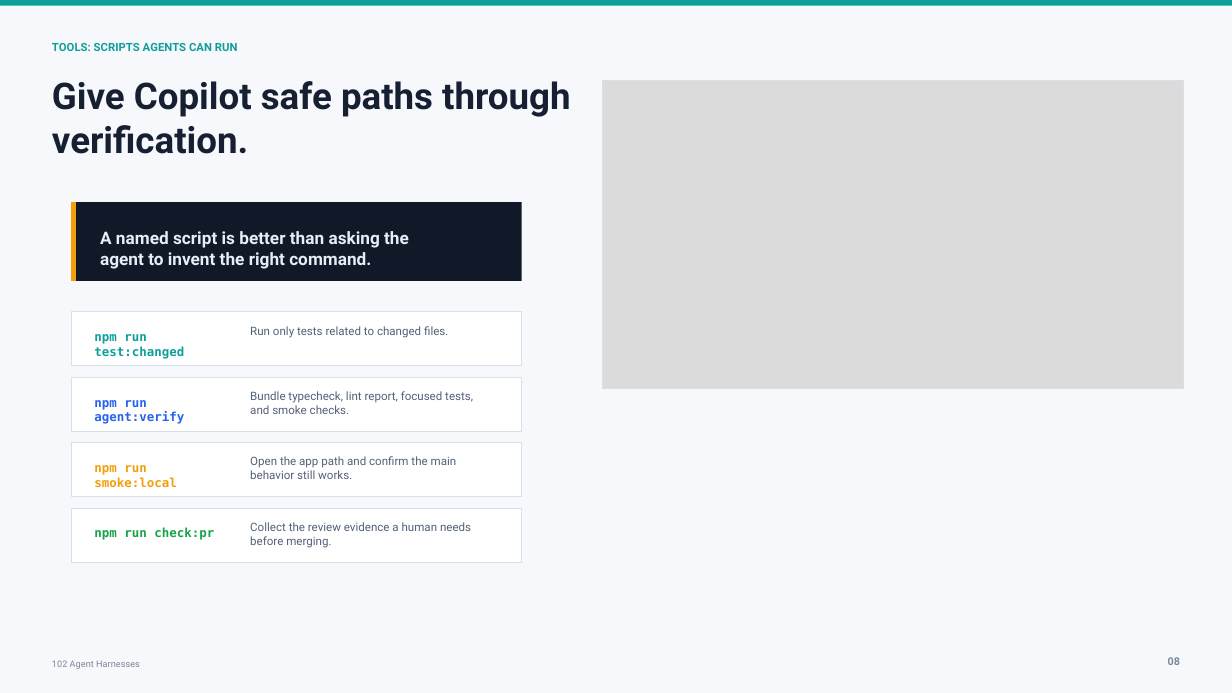
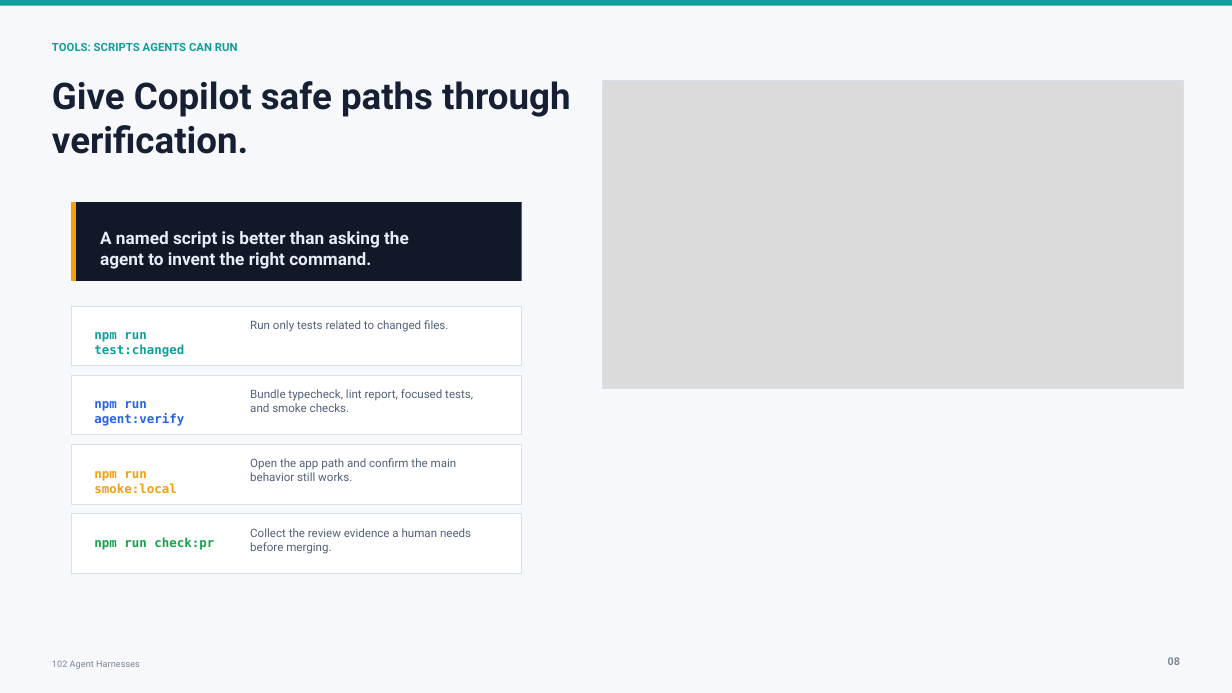
Before and after one commit to Cmcd9155/101-ai-basics-for-developers-presentation, a slide deck: slide 8 of presentations/102/deck/102-agent-harnesses.pptx. Drawn at 1232x693 pixels with LibreOffice and Linux fonts; fonts in the diff are those of the drawing; grey boxes stand for pictures. Boxes give left, top, right and bottom in pixels: in the first picture for what was removed or moved away, otherwise in the second. Text is boxed around its words. In the diff, an @@ line names an element or a change of style, - is before the commit and + after.

```diff
--- a/presentations/102/deck/102-agent-harnesses.pptx
+++ b/presentations/102/deck/102-agent-harnesses.pptx
@@ rectangle: place and size @@
-rectangle at [71, 312, 522, 366]
+rectangle at [71, 306, 522, 366]
@@ text "Run only tests related to ...": place and size @@
-text "Run only tests related to ..." at [250, 326, 448, 338]
+text "Run only tests related to ..." at [250, 320, 448, 332]
@@ rectangle: place and size @@
-rectangle at [71, 377, 522, 431]
+rectangle at [71, 375, 522, 435]
@@ rectangle: place and size @@
-rectangle at [71, 443, 522, 496]
+rectangle at [71, 445, 522, 505]
@@ text "npm run smoke:local": place and size @@
-text "npm run smoke:local" at [94, 465, 176, 487]
+text "npm run smoke:local" at [94, 471, 176, 493]
@@ rectangle: place and size @@
-rectangle at [71, 508, 522, 562]
+rectangle at [71, 514, 522, 574]
@@ text "npm run check:pr": place and size @@
-text "npm run check:pr" at [94, 527, 214, 540]
+text "npm run check:pr" at [94, 537, 214, 550]
@@ text "Collect the review evidence a ...": place and size @@
-text "Collect the review evidence a ..." at [250, 522, 471, 548]
+text "Collect the review evidence a ..." at [250, 528, 471, 554]
```
Also in this commit, not shown: 11 other slides changed, 17 other files.
